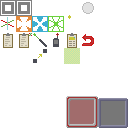
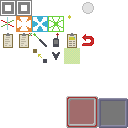
The second 128x128 image is a revision of the first. Changes to its layers:
painted on "Background" over [33, 49, 60, 63]
